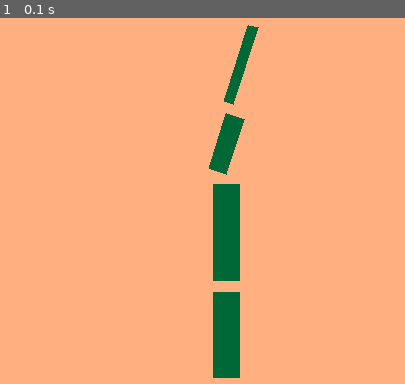
Above: before the commit, frame 1.
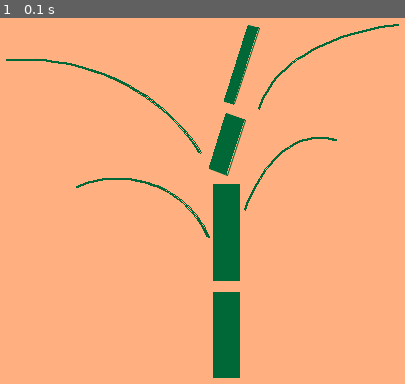
Above: after the commit, the same moment.

Repository: dxd1dxd/Test
Game: pygame game, started from Pygame/Panda.py
Two runs of this game, one before a commit and one after it. Both use one fixed random seed, a clock stepped at 60 frames per second and the inputs below.
Inputs:
- Up to frame 1 (0.1 s): no input

The runs differ from the first frame. In frame 1, 1.2% of the frame differs, in the area x 1-99%, y 1-61%.

Commit message:
Нарисовал ветви бамбука

Diff:
--- a/Pygame/Panda.py
+++ b/Pygame/Panda.py
@@ -1,22 +1,29 @@
 import pygame
 from pygame.draw import *
+import math
 
 pygame.init()
 
 FPS = 30
 screen = pygame.display.set_mode((800, 532))
 #coloring the background
+
 rect(screen, (255, 175, 128), (0, 0, 800, 532))
 
-#criating
+#creating a bamboo trunk
 
-polygon(screen,(0, 104, 55), [(430, 8), (406, 84), (415, 87), (440, 10)])
-polygon(screen,(0, 104, 55), [(408, 96), (391, 151), (408, 157), (426, 102)])
-polygon(screen,(0, 104, 55), [(395, 167), (395, 263), (421, 263), (421, 167)])
-polygon(screen,(0, 104, 55), [(395, 275), (395, 360), (421, 360), (421, 275)])
+polygon(screen, (0, 104, 55), [(430, 8), (406, 84), (415, 87), (440, 10)])
+aalines(screen, (0, 104, 55), True, [(430, 8), (406, 84), (416, 86), (441, 11)])
+polygon(screen, (0, 104, 55), [(408, 96), (391, 151), (408, 157), (426, 102)])
+aalines(screen, (0, 104, 55), True, [(408, 96), (391, 151), (409, 158), (427, 103)])
+polygon(screen, (0, 104, 55), [(395, 167), (395, 263), (421, 263), (421, 167)])
+polygon(screen, (0, 104, 55), [(395, 275), (395, 360), (421, 360), (421, 275)])
 
-
-
+#creating bamboo branches
+arc(screen, (0, 104, 55), (438, 6, 344, 208), math.radians(100), math.radians(170), 2)
+arc(screen, (0, 104, 55), (415, 120, 176, 291), math.radians(80), math.radians(150), 2)
+arc(screen, (0, 104, 55), (203, 161, 195, 181), math.radians(20), math.radians(115), 2)
+arc(screen, (0, 104, 55), (3, 42, 409, 375), math.radians(30), math.radians(95), 2)
 
 
 
